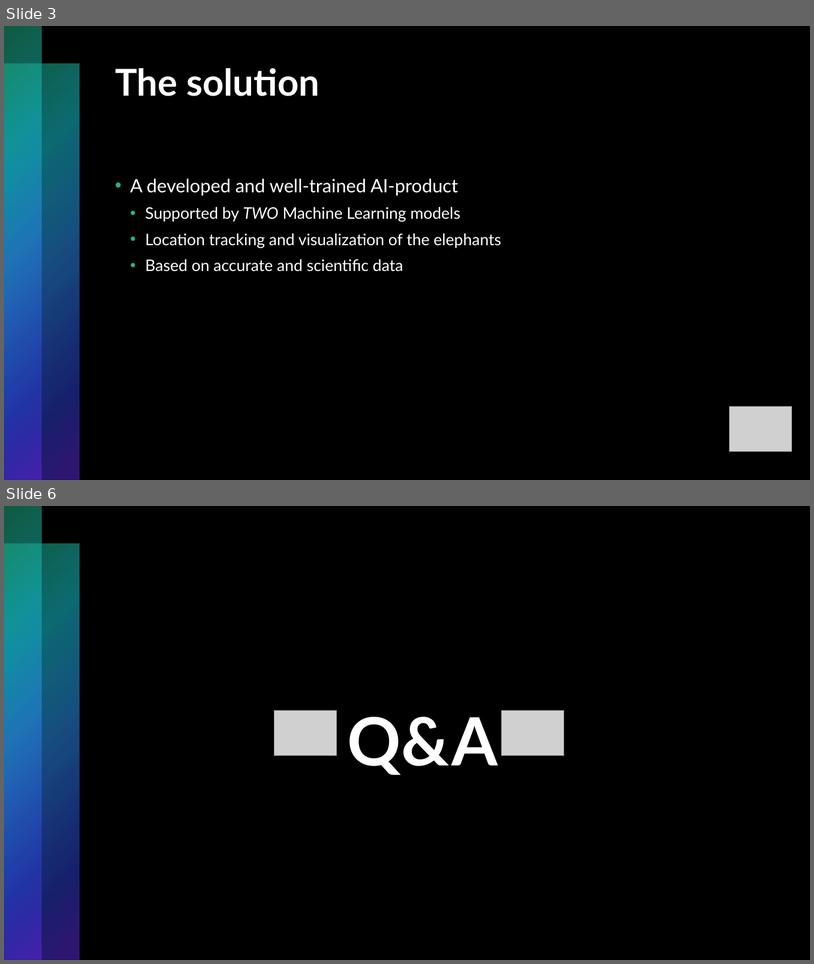
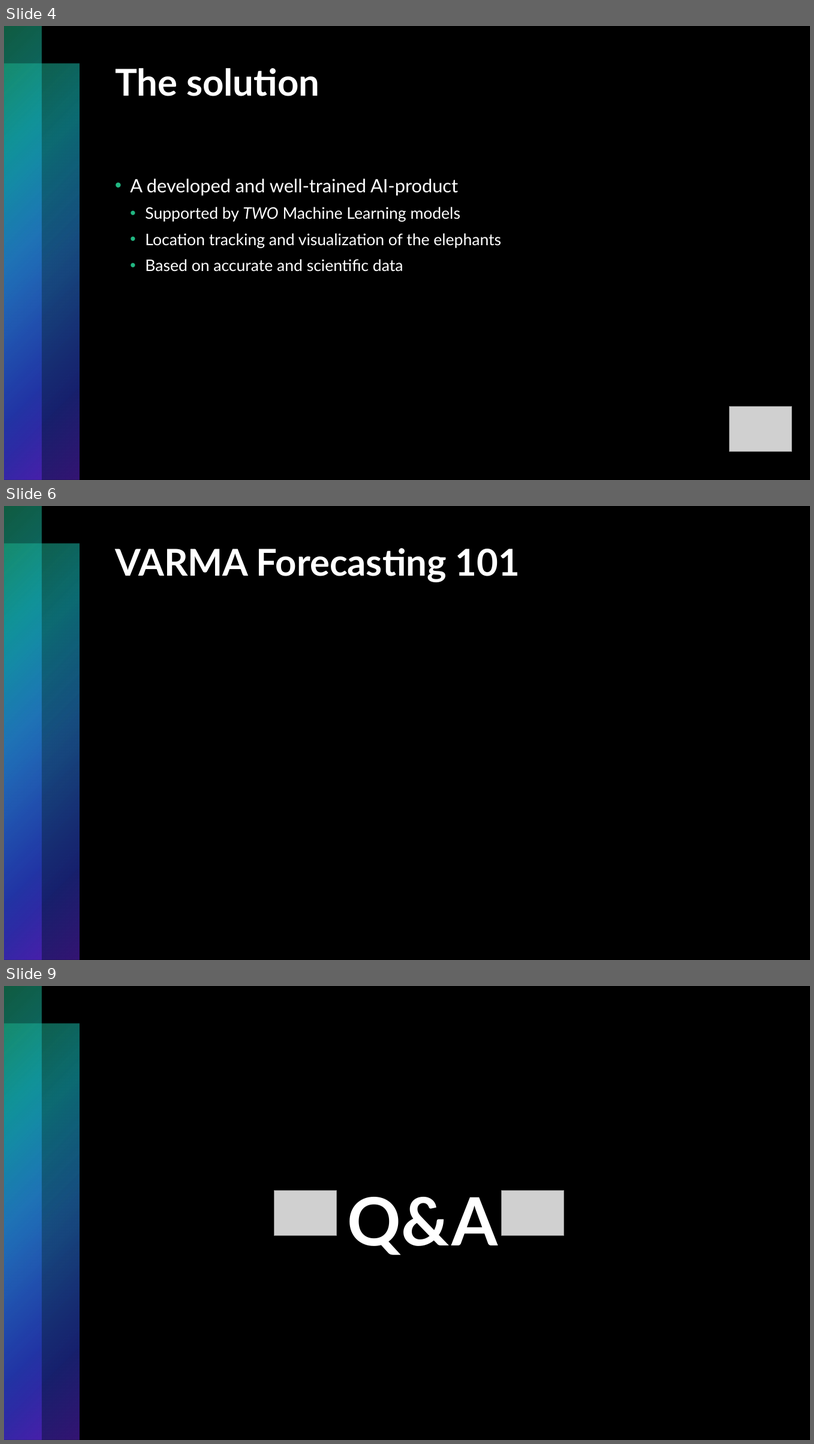
Before and after one commit to stefanlilja/pink_elephants, a slide deck: pitch.pptx. Shown one above the other, each under a label of ours: slides 3 and 6 before the commit, slides 4, 6 and 9 after it; the slides between them are not shown. The pictures are 814x964 and 814x1444 pixels, drawn with LibreOffice and Linux fonts; fonts in the diff are those of the drawing; grey boxes stand for pictures. Boxes give left, top, right and bottom in pixels: in the first picture for what was removed or moved away, otherwise in the second. Text is boxed around its words. In the diff, an @@ line names an element or a change of style, - is before the commit and + after.

```diff
--- a/pitch.pptx
+++ b/pitch.pptx
@@ slide 6 added at [4, 506, 810, 960], background #000000; not listed: 2 template elements that a slide beside it also shows @@
@@ title added at [115, 548, 520, 582], 44 pt, text #FFFFFF, bold @@
+VARMA Forecasting 101
@@ what was slide 3 is now slide 4 @@
@@ what was slide 6 is now slide 9 @@
```
Also in this commit, not shown: 3 slides changed, 2 other slides added, 1 other file.
